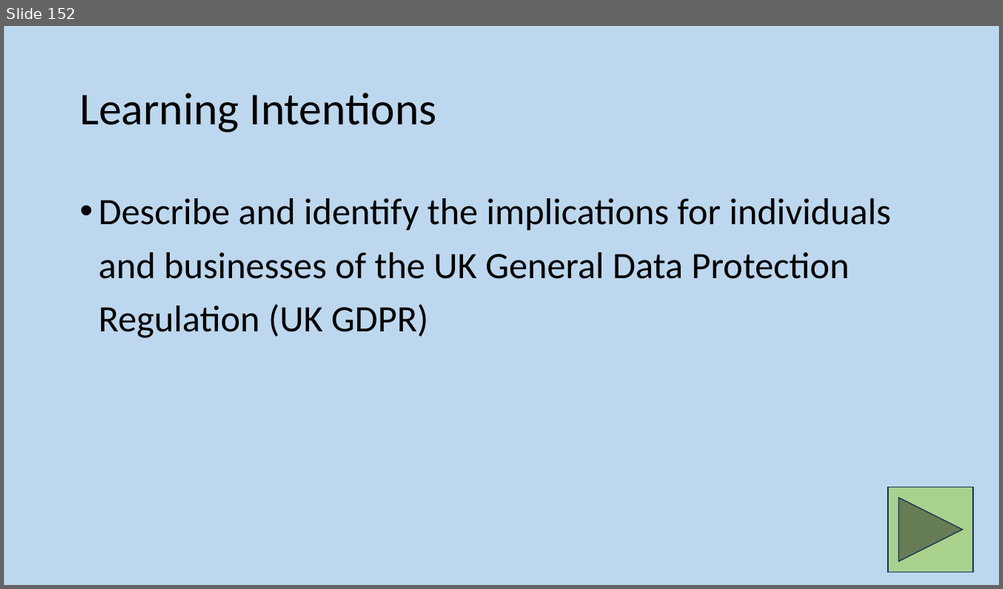
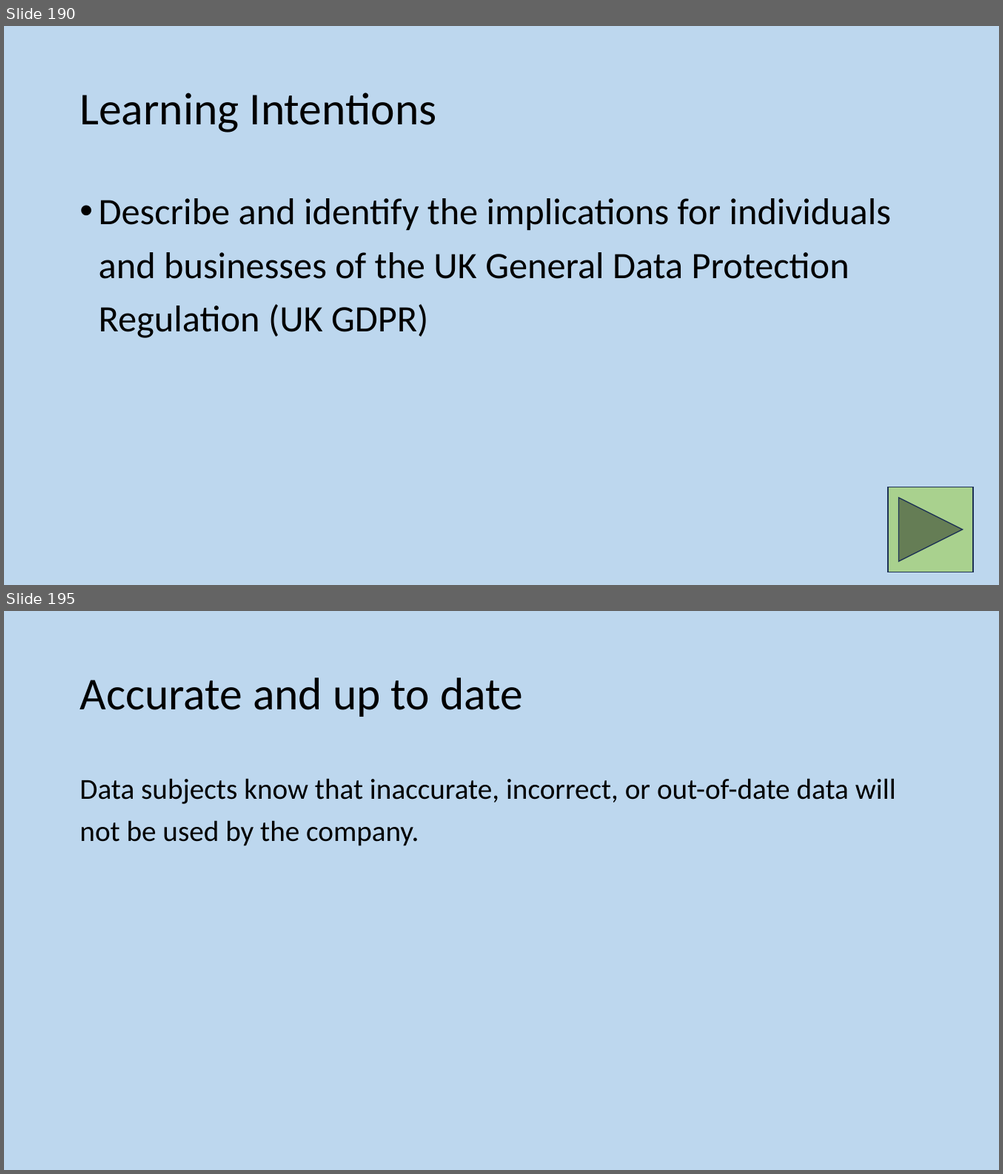
Before and after one commit to MrFriendCS/MrFriendCS.github.io, a slide deck: n5/ddd/N5 CS DDD Slides.pptx. Shown one above the other, each under a label of ours: slide 152 before the commit, slides 190 and 195 after it; the slides between them are not shown. The pictures are 1003x589 and 1003x1174 pixels, drawn with LibreOffice and Linux fonts; fonts in the diff are those of the drawing. Boxes give left, top, right and bottom in pixels: in the first picture for what was removed or moved away, otherwise in the second. Text is boxed around its words. In the diff, an @@ line names an element or a change of style, - is before the commit and + after.

```diff
--- a/n5/ddd/N5 CS DDD Slides.pptx
+++ b/n5/ddd/N5 CS DDD Slides.pptx
@@ slide 195 added at (4, 611, 999, 1170), background #BDD7EE @@
@@ title added at (79, 678, 523, 717), 44 pt, text #000000 @@
+Accurate and up to date
@@ text added at (79, 778, 896, 846), 28 pt, text #000000 @@
+Data subjects know that inaccurate, incorrect, or out-of-date data will not be used by the company.
@@ what was slide 152 is now slide 190 @@
```
Also in this commit, not shown: 7 slides changed, 7 other slides added, 3 other files.
